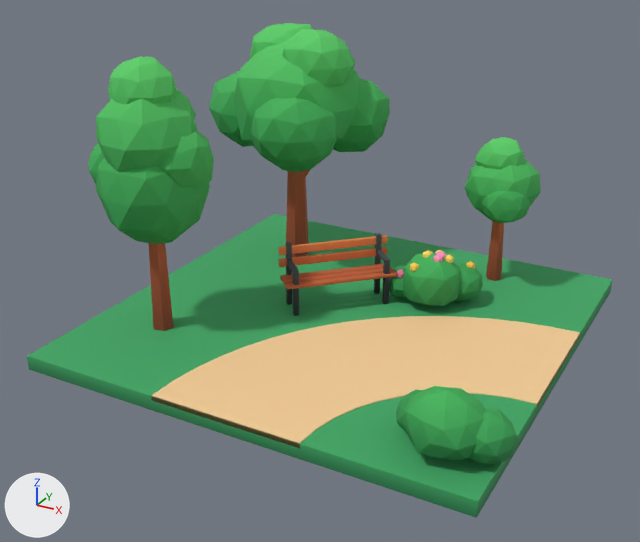
One commit to the glTF model modelos/parque/losetas/camino_curva_arboles.glb: the scene before it, then after it.
One viewpoint serves both versions: a 50 mm camera at (5.03, -9.88, 5.72) aimed at (-0.13, -0.5, 1.02). Lighting does not change. The marker at lower left points along +X, +Y and +Z. The picture after the commit comes second.

Objects in the first picture: 'camino_curva_arboles'.
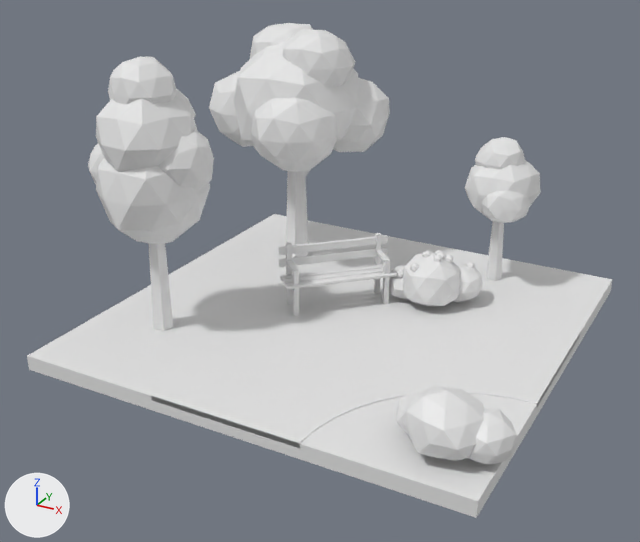
What the commit changed:
me_camino_curva_arboles has 1588 vertices, 2940 faces and spans x -3.17..3.13, y -3.0..3.0, z 0.0..3.8.
me_camino_curva_arboles no longer uses material mat_parque.

Changed parts and their boxes [x1, y1, x2, y2] in the pictures (640 x 542 px):
'camino_curva_arboles', recoloured (lighter): [27, 23, 613, 518] in both
